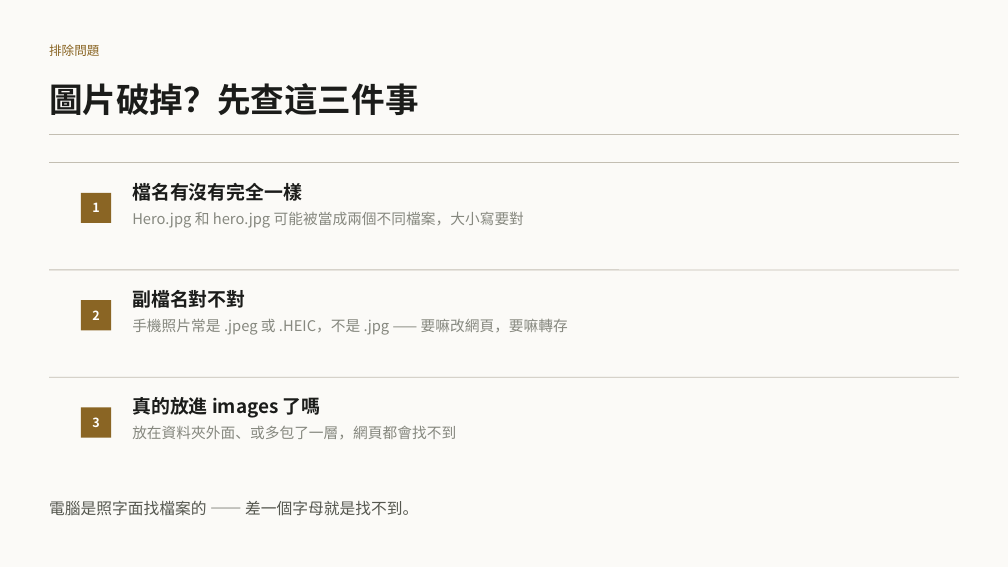
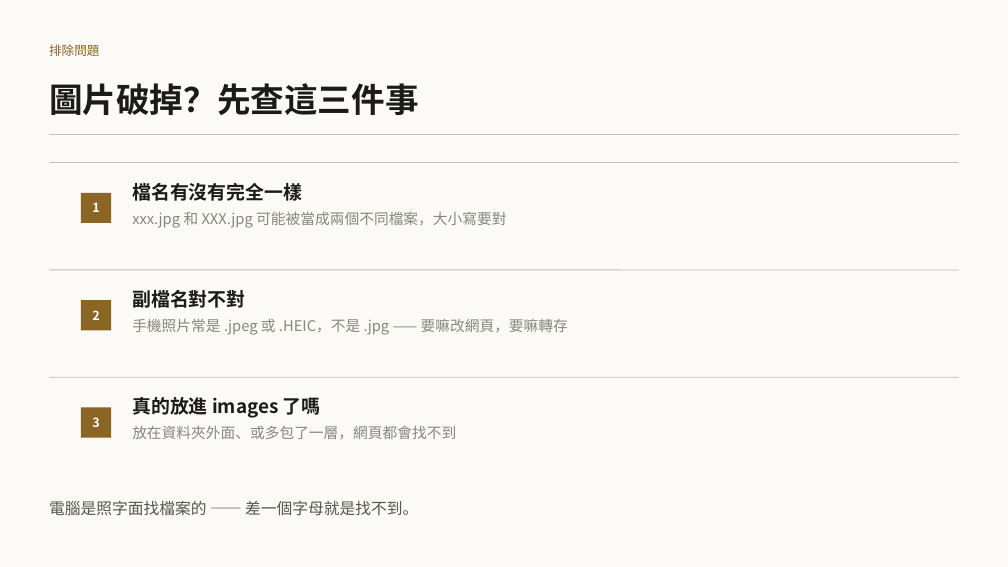
Before and after one commit to b39070566/architectureAiClass, a slide deck: slide 25 of slides/vibe-coding-workshop.pptx (slide 19 before the commit). Drawn at 1008x567 pixels with LibreOffice and Linux fonts; fonts in the diff are those of the drawing. Boxes give left, top, right and bottom in pixels: in the first picture for what was removed or moved away, otherwise in the second. Text is boxed around its words. In the diff, an @@ line names an element or a change of style, - is before the commit and + after.

```diff
--- a/slides/vibe-coding-workshop.pptx
+++ b/slides/vibe-coding-workshop.pptx
@@ text at <box>132,211,506,228</box>: text changed @@
-Hero.jpg 和 hero.jpg 可能被當成兩個不同檔案，大小寫要對
+xxx.jpg 和 XXX.jpg 可能被當成兩個不同檔案，大小寫要對
```
Also in this commit, not shown: 9 other slides changed, 26 slides added, 18 other files.
